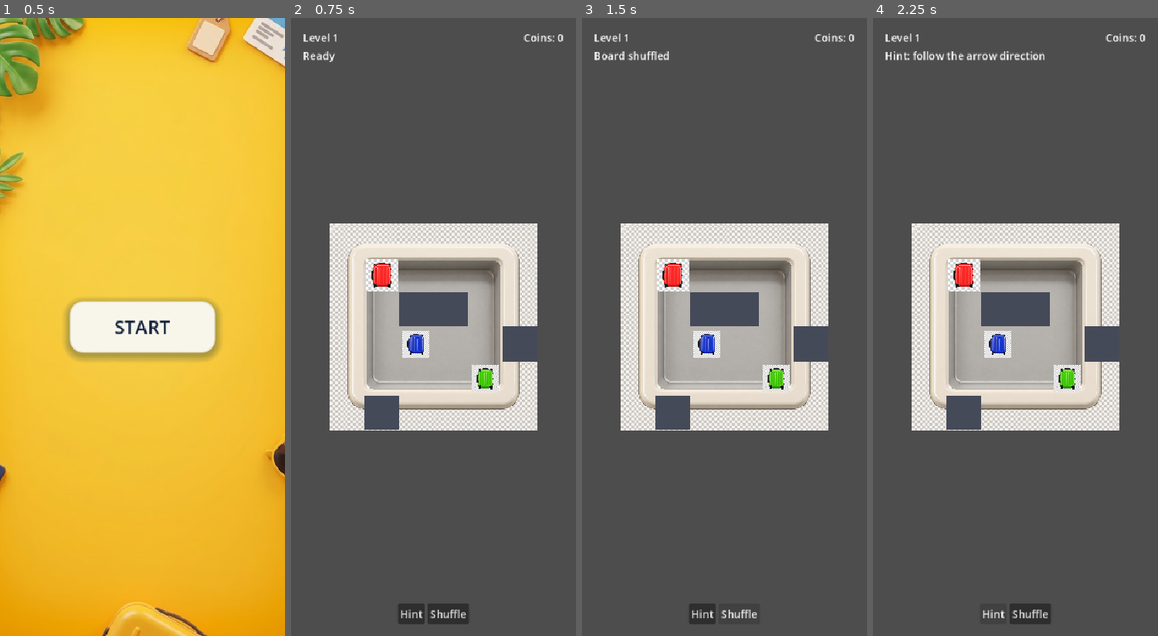
Above: before the commit, frames 1-4 (left to right).
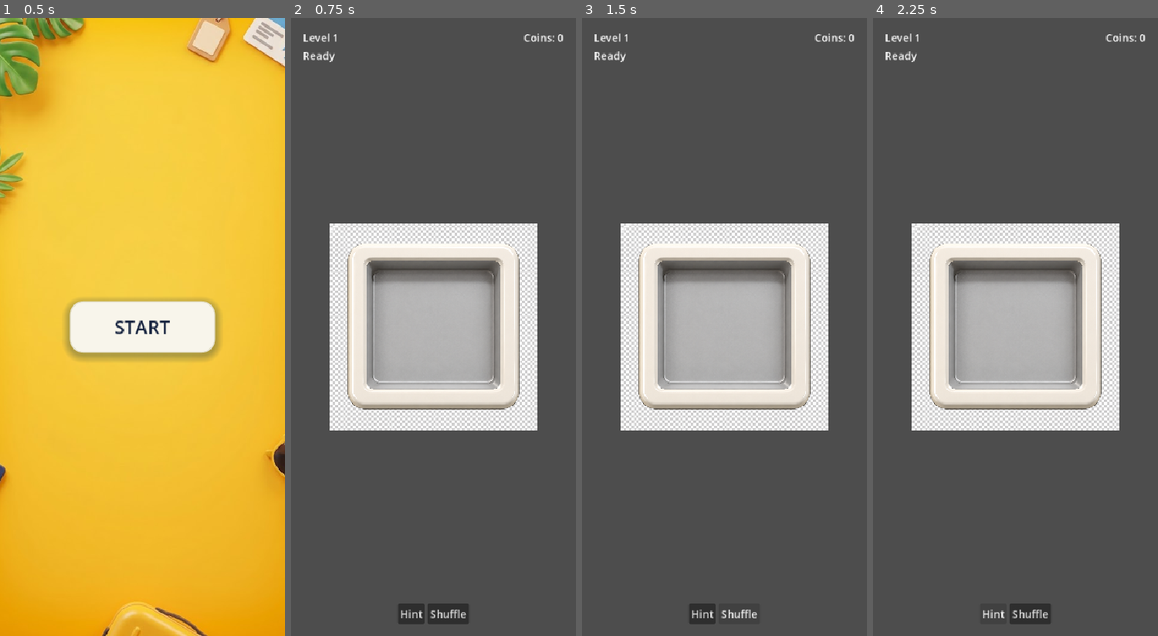
Above: after the commit, the same moments.

Repository: monetbee/luggage-jam
Game: Godot game, scene res://scenes/main_menu.tscn
The game is run twice, just before and just after one commit, with the same random seed, the same clock (stepped at 60 frames per second) and the same inputs.
Inputs:
- Up to frame 1 (0.5 s): no input
- Up to frame 2 (0.75 s): click "START" at 0.5 s
- Up to frame 3 (1.5 s): click "Shuffle" at 1.25 s
- Up to frame 4 (2.25 s): click "Hint" at 2 s

Frame 1 is identical in both runs. In frame 2, 4.1% of the frame differs, in the area x 25-87%, y 39-67%; in frame 3, 4.3%; in frame 4, 4.5%, in the area x 4-87%, y 5-67%.
Error after the commit: Parse Error: Cannot infer the type of "factor" variable because the value doesn't have a set type. (res://scripts/game.gd:99)

Commit message:
Fix board movement and improve game layout

Diff:
--- a/scripts/game.gd
+++ b/scripts/game.gd
@@ -2,8 +2,11 @@
 
 const CELL_SIZE := 52
 const LUGGAGE_SCENE := preload("res://scenes/luggage.tscn")
+const WALL_TEXTURE := preload("res://assets/x.jpeg")
 
 @onready var board: Node2D = $Board
+@onready var tray: Sprite2D = $Tray
+@onready var exit_sprite: Sprite2D = $Exit
 @onready var level_label: Label = $HUD/MarginContainer/VBoxContainer/TopBar/LevelLabel
 @onready var coins_label: Label = $HUD/MarginContainer/VBoxContainer/TopBar/CoinsLabel
 @onready var status_label: Label = $HUD/MarginContainer/VBoxContainer/StatusLabel
@@ -20,9 +23,25 @@
 
 func _ready() -> void:
 	save_data = SaveManager.load_save()
+	_configure_visuals()
 	load_level(level_number)
 	hint_button.pressed.connect(_on_hint_pressed)
 	shuffle_button.pressed.connect(_on_shuffle_pressed)
+
+
+func _configure_visuals() -> void:
+	_fit_sprite_to_width(tray, 390.0)
+	_fit_sprite_to_width(exit_sprite, 96.0)
+
+
+func _fit_sprite_to_width(sprite: Sprite2D, target_width: float) -> void:
+	if sprite == null or sprite.texture == null:
+		return
+	var texture_width := float(sprite.texture.get_width())
+	if texture_width <= 0.0:
+		return
+	var factor := target_width / texture_width
+	sprite.scale = Vector2(factor, factor)
 
 
 func load_level(level_id: int) -> void:
@@ -41,16 +60,20 @@
 	for row in range(board_size):
 		for col in range(board_size):
 			var tile_node := ColorRect.new()
-			tile_node.color = Color(0.72, 0.61, 0.46, 0.12)
-			tile_node.size = Vector2(CELL_SIZE, CELL_SIZE)
-			tile_node.position = board_position_for(row, col) - Vector2(CELL_SIZE * 0.5, CELL_SIZE * 0.5)
+			tile_node.mouse_filter = Control.MOUSE_FILTER_IGNORE
+			tile_node.color = Color(1.0, 1.0, 1.0, 0.055)
+			tile_node.size = Vector2(CELL_SIZE - 2, CELL_SIZE - 2)
+			tile_node.position = board_position_for(row, col) - Vector2((CELL_SIZE - 2) * 0.5, (CELL_SIZE - 2) * 0.5)
 			board.add_child(tile_node)
+
 	for wall in level_data.get("walls", []):
-		walls[Vector2i(int(wall["row"]), int(wall["col"]))] = true
-		var wall_node := ColorRect.new()
-		wall_node.color = Color(0.27, 0.29, 0.35, 1.0)
-		wall_node.size = Vector2(CELL_SIZE, CELL_SIZE)
-		wall_node.position = board_position_for(int(wall["row"]), int(wall["col"])) - Vector2(CELL_SIZE * 0.5, CELL_SIZE * 0.5)
+		var wall_row := int(wall["row"])
+		var wall_col := int(wall["col"])
+		walls[Vector2i(wall_row, wall_col)] = true
+		var wall_node := Sprite2D.new()
+		wall_node.texture = WALL_TEXTURE
+		wall_node.position = board_position_for(wall_row, wall_col)
+		_fit_sprite_to_cell(wall_node, 46.0)
 		board.add_child(wall_node)
 
 	for luggage_data in level_data.get("luggages", []):
@@ -65,6 +88,18 @@
 		luggages.append(luggage)
 
 
+func _fit_sprite_to_cell(sprite: Sprite2D, target_size: float) -> void:
+	if sprite.texture == null:
+		return
+	var width := float(sprite.texture.get_width())
+	var height := float(sprite.texture.get_height())
+	var largest := max(width, height)
+	if largest <= 0.0:
+		return
+	var factor := target_size / largest
+	sprite.scale = Vector2(factor, factor)
+
+
 func board_position_for(row: int, col: int) -> Vector2:
 	return Vector2(col * CELL_SIZE + CELL_SIZE * 0.5, row * CELL_SIZE + CELL_SIZE * 0.5)
 
@@ -72,29 +107,28 @@
 func _on_luggage_pressed(luggage: Luggage) -> void:
 	if luggage.collected:
 		return
-	var current := Vector2i(luggage.row, luggage.col)
-	var direction_vector := luggage.direction_to_vector(luggage.direction)
-	var next := current + Vector2i(direction_vector)
-	var step := 0
+
+	var direction_vector := luggage.direction_to_grid_vector(luggage.direction)
+	var board_size := int(level_data.get("size", 6))
+	var moved := false
+
 	while true:
-		if next.x < 0 or next.x >= int(level_data.get("size", 6)) or next.y < 0 or next.y >= int(level_data.get("size", 6)):
+		var next_row := luggage.row + direction_vector.x
+		var next_col := luggage.col + direction_vector.y
+
+		if next_row < 0 or next_row >= board_size or next_col < 0 or next_col >= board_size:
 			collect_luggage(luggage)
 			return
-		if walls.has(next):
-			status_label.text = "Blocked"
+
+		var next_cell := Vector2i(next_row, next_col)
+		if walls.has(next_cell) or has_luggage_at(next_row, next_col):
+			status_label.text = "Blocked" if not moved else "Moved"
 			return
-		if has_luggage_at(next.x, next.y):
-			status_label.text = "Blocked"
-			return
-		luggage.row = next.x
-		luggage.col = next.y
+
+		luggage.row = next_row
+		luggage.col = next_col
 		luggage.position = board_position_for(luggage.row, luggage.col)
-		step += 1
-		if step >= 5:
-			break
-		next = Vector2i(luggage.row, luggage.col) + Vector2i(direction_vector)
-
-	status_label.text = "Moved"
+		moved = true
 
 
 func has_luggage_at(row: int, col: int) -> bool:
@@ -120,10 +154,10 @@
 
 
 func _on_shuffle_pressed() -> void:
+	var directions := ["up", "down", "left", "right"]
 	for luggage in luggages:
 		if luggage.collected:
 			continue
-		var directions := ["up", "down", "left", "right"]
 		luggage.direction = directions[randi() % directions.size()]
 		luggage.queue_redraw()
 	status_label.text = "Board shuffled"
